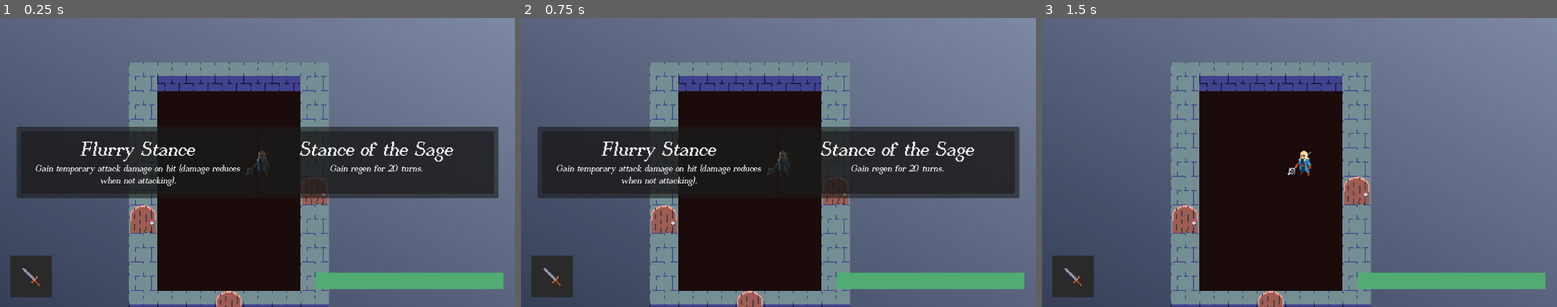
Above: before the commit, frames 1-3 (left to right).
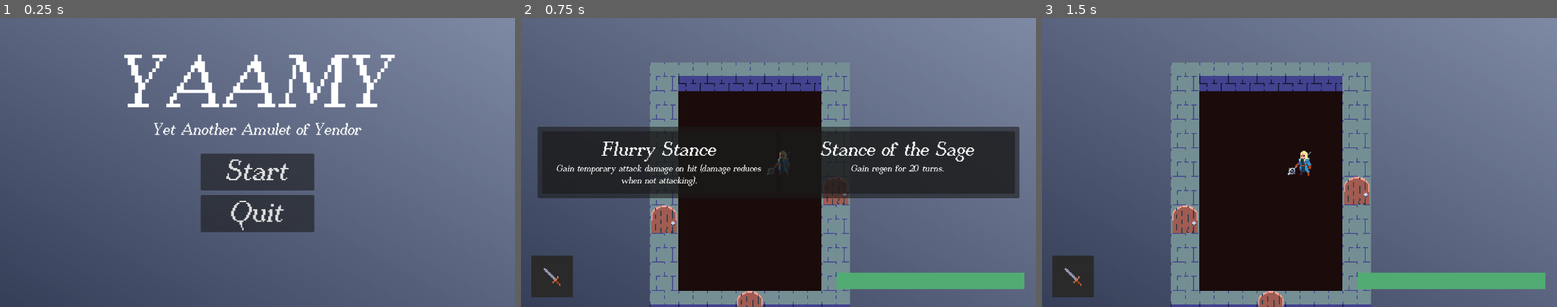
Above: after the commit, the same moments.

Repository: pryganss/TB-DCrawl
Game: Godot game, scene res://src/UI/main_menu.tscn
Same seed, same stepped clock (60 frames per second), same inputs: the game is played once before the commit and once after it. Before the commit the project starts from res://game.tscn.
Inputs (mouse positions are in pixels of both pictures, inside the frame that each line leads up to):
- Up to frame 1 (0.25 s): no input
- Up to frame 2 (0.75 s): click (778, 171) at 0.5 s, where only the run after the commit has a clickable "Start"
- Up to frame 3 (1.5 s): click (1181, 162) at 1.25 s

The runs differ from the first frame. In frame 1, 50% of the frame differs, in the area x 2-98%, y 12-100%; in frame 2, nothing differs; in frame 3, nothing differs.

Commit message:
change starting scene

Diff:
--- a/project.godot
+++ b/project.godot
@@ -11,7 +11,7 @@
 [application]
 
 config/name="TB-DCrawl"
-run/main_scene="uid://bspx880yfoc6m"
+run/main_scene="uid://eupl5j8tipqr"
 config/features=PackedStringArray("4.4", "GL Compatibility")
 config/icon="res://icon.svg"
 
